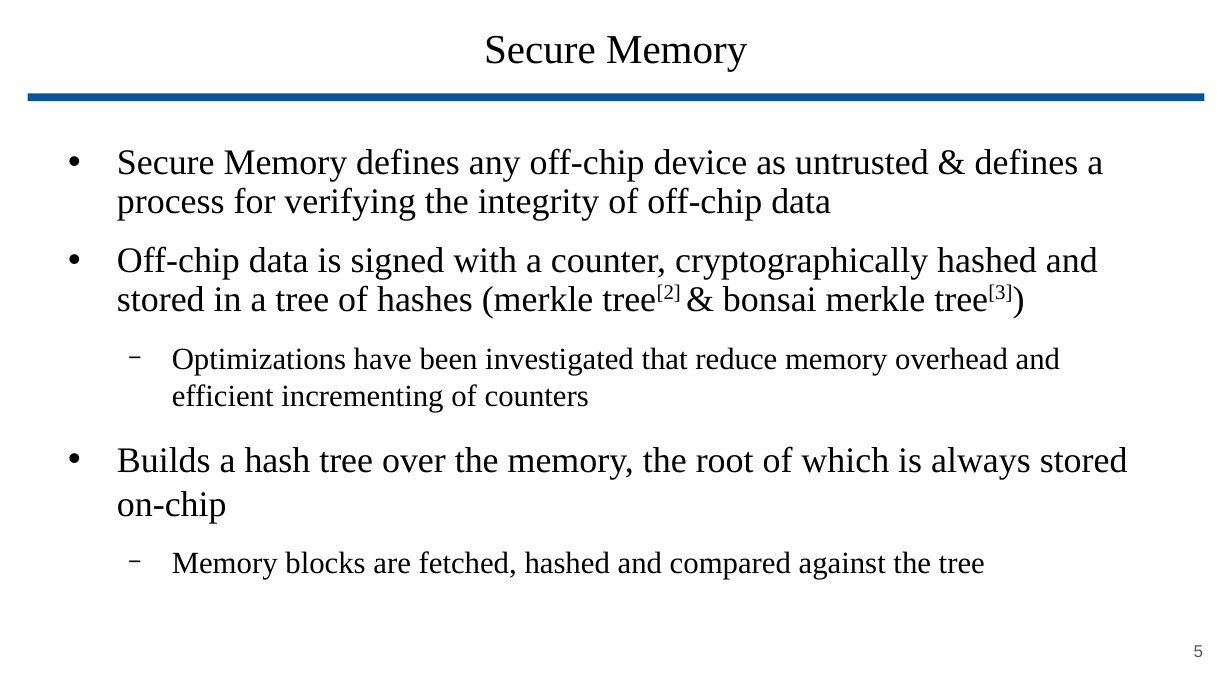
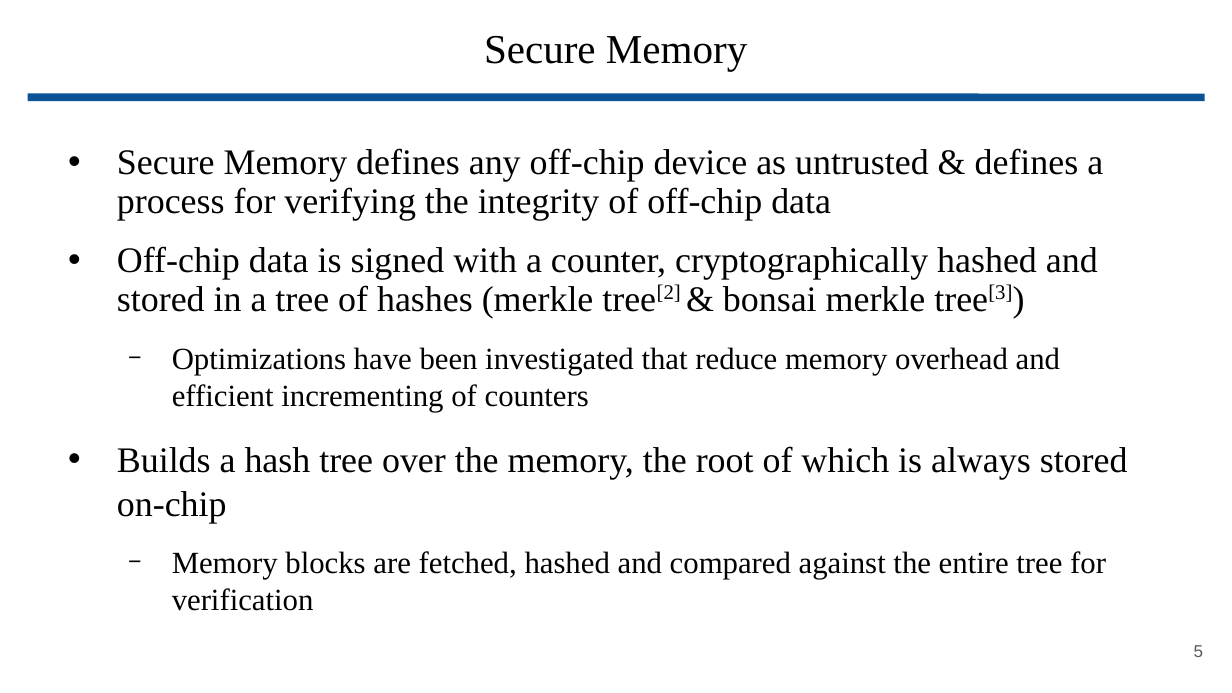
Before and after one commit to wbuz24/grad-research, a slide deck: slide 5 of presentations/update.11.15.pptx. Drawn at 1232x693 pixels with LibreOffice and Linux fonts; fonts in the diff are those of the drawing. Boxes give left, top, right and bottom in pixels: in the first picture for what was removed or moved away, otherwise in the second. Text is boxed around its words. In the diff, an @@ line names an element or a change of style, - is before the commit and + after.

```diff
--- a/presentations/update.11.15.pptx
+++ b/presentations/update.11.15.pptx
@@ text at bbox=[172, 551, 1106, 611]: text changed @@
-  − Memory blocks are fetched, hashed and compared against the tree
+  − Memory blocks are fetched, hashed and compared against the entire tree for verification
```
Also in this commit, not shown: 6 other slides changed, 3 slides added, 1 slide removed, 5 other files.
